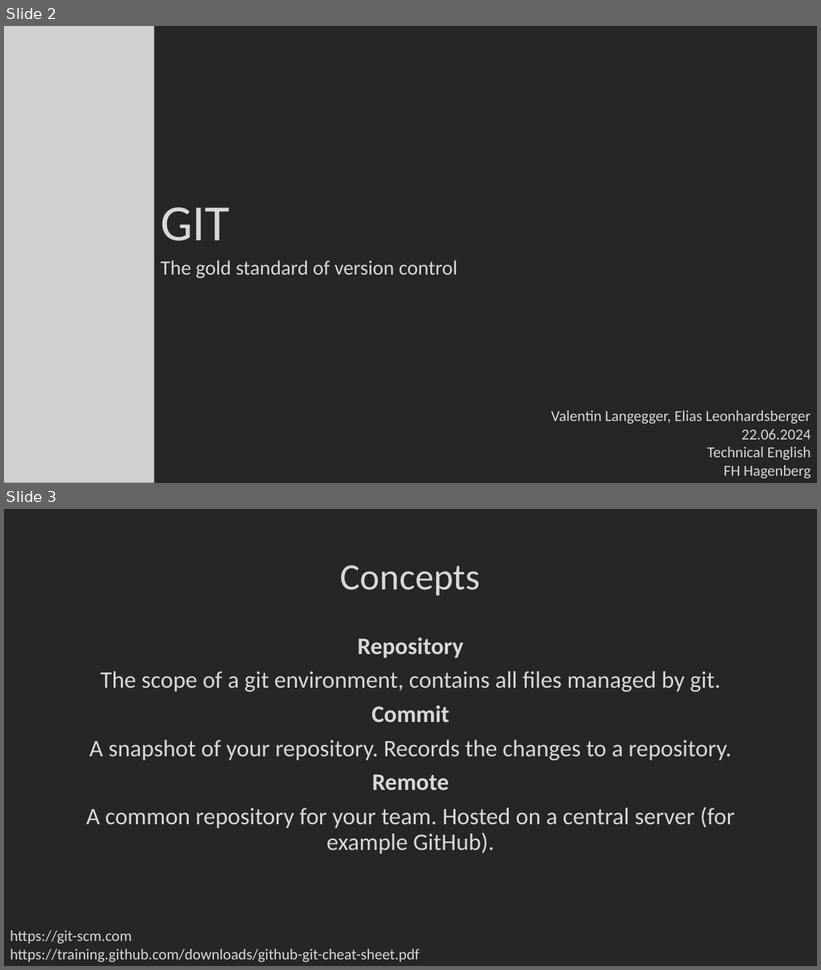
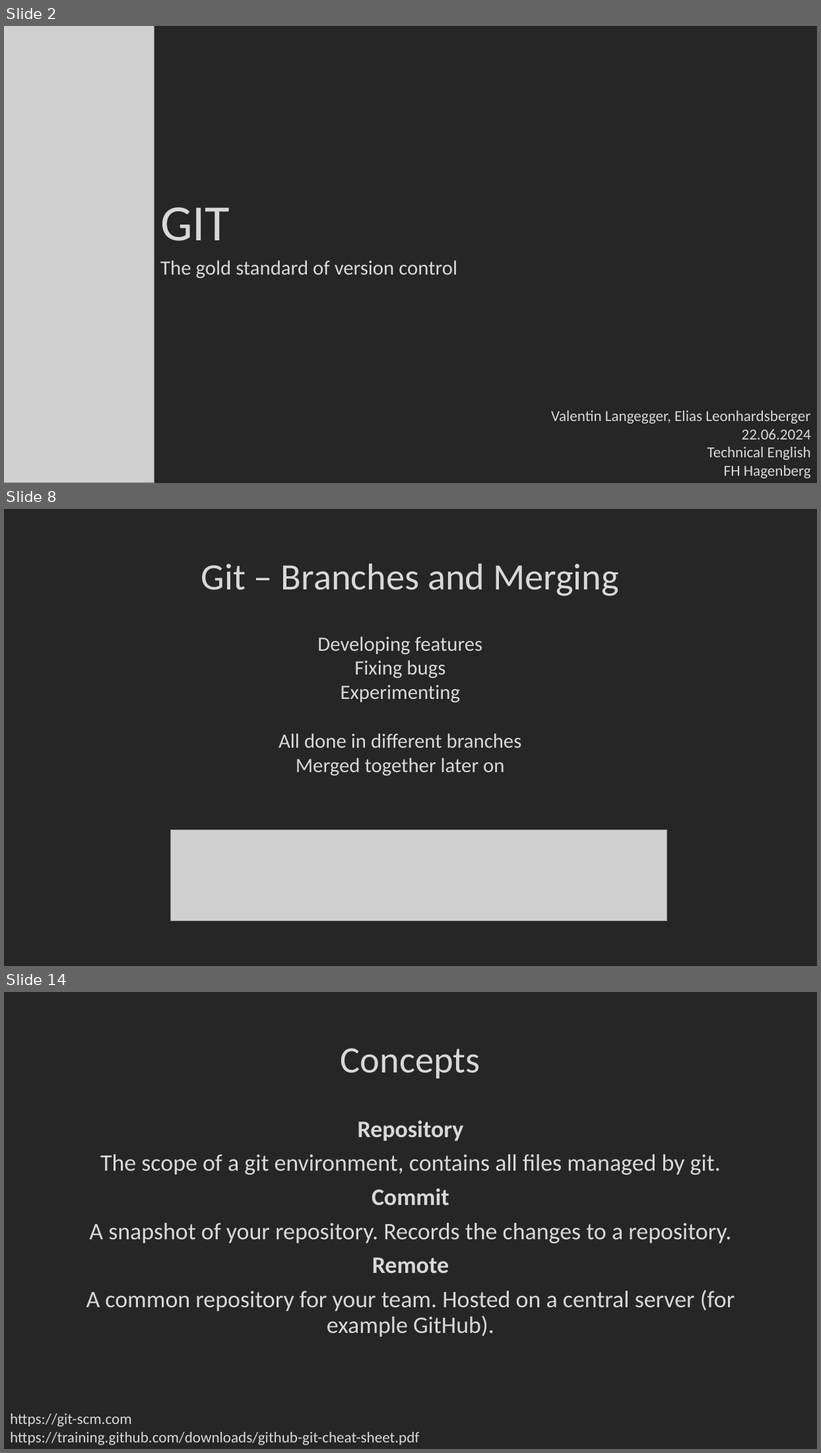
Before and after one commit to Xoechz/SEbaBB2, a slide deck: EN/GIT.pptx. Shown one above the other, each under a label of ours: slides 2 and 3 before the commit, slides 2, 8 and 14 after it; the slides between them are not shown. The pictures are 821x970 and 821x1453 pixels, drawn with LibreOffice and Linux fonts; fonts in the diff are those of the drawing; grey boxes stand for pictures; background and template pictures are left out. Boxes give left, top, right and bottom in pixels: in the first picture for what was removed or moved away, otherwise in the second. Text is boxed around its words. In the diff, an @@ line names an element or a change of style, - is before the commit and + after.

```diff
--- a/EN/GIT.pptx
+++ b/EN/GIT.pptx
@@ slide 8 added at [4, 509, 817, 966], background #262626 @@
@@ title added at [201, 564, 619, 596], 44 pt, text #D8D8D8 @@
+Git – Branches and Merging
@@ text added at [279, 636, 522, 776], 24 pt, text #D8D8D8 @@
+Developing features
+Fixing bugs
+Experimenting
+All done in different branches
+Merged together later on
@@ picture added at [170, 830, 668, 921] @@
@@ what was slide 3 is now slide 14 @@
```
Also in this commit, not shown: 1 slide changed, 11 other slides added.
